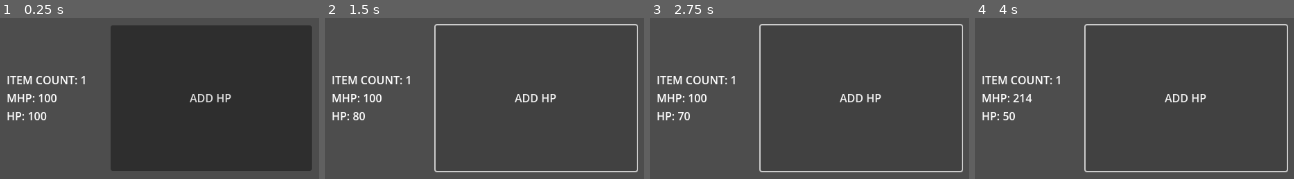
Above: before the commit, frames 1-4 (left to right).
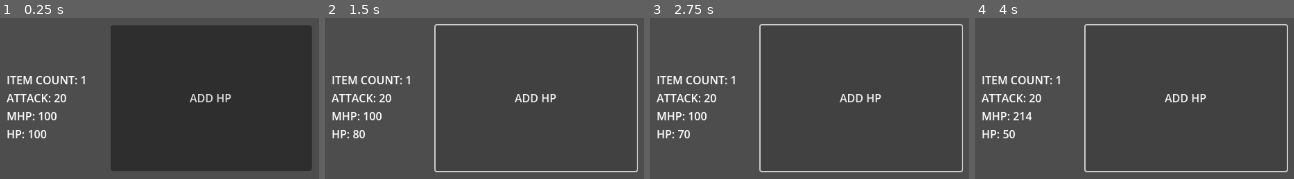
Above: after the commit, the same moments.

Repository: StahlReyn/test-stat
Game: Godot game, scene res://test_area/display_test.tscn
The game is run twice, just before and just after one commit, with the same random seed, the same clock (stepped at 60 frames per second) and the same inputs. The project has no main scene, so this scene is started directly.
Inputs:
- Up to frame 1 (0.25 s): no input
- Up to frame 2 (1.5 s): click "ADD HP" at 0.5 s; click "ADD HP" at 1.25 s
- Up to frame 3 (2.75 s): click "ADD HP" at 2 s
- Up to frame 4 (4 s): tap Enter at 2.75 s; tap Space at 3.5 s

The runs differ from the first frame. In frame 1, 1.5% of the frame differs, in the area x 1-21%, y 47-76%; in frame 2, 1.6%; in frame 3, 1.5%; in frame 4, 1.5%.

Commit message:
get stat now accept any, 3rd modifier example

Diff:
--- a/data/entity.gd
+++ b/data/entity.gd
@@ -8,6 +8,7 @@
 	stats = Stats.new()
 	stats.max_health.set_value(100)
 	stats.max_mana.set_value(100)
+	stats.attack.set_value(20)
 	stats.recover_all()
 	inventory = Inventory.new(self)
 	# Add item to test
@@ -16,11 +17,3 @@
 
 func _process(_delta: float) -> void:
 	pass
-
-func get_max_health() -> float:
-	var output_stat := SingleStat.new() # Creates a new single stat to calculate
-	output_stat.copy_values(stats.max_health)
-	var item_list := inventory.get_items()
-	for item in item_list:
-		item.process_modifiers(output_stat)
-	return output_stat.get_final_value()
--- a/data/item_example.gd
+++ b/data/item_example.gd
@@ -4,6 +4,7 @@
 # THIS IS AN EXAMPLE - Of using single stat as a "set" to activate
 var active_modifier : SingleStat
 var active_modifier_2 : SingleStat
+var active_modifier_3 : SingleStat
 
 func _init():
 	var ref = SingleStat.stat_id
@@ -13,11 +14,15 @@
 	active_modifier_2 = SingleStat.new(ref.MAX_HEALTH)
 	active_modifier_2.base_adder = 17
 	active_modifier_2.multiplier = 5
+	active_modifier_3 = SingleStat.new(ref.ATTACK)
+	active_modifier_3.base_adder = 5
+	active_modifier_3.multiplier = 3
 	pass
 
 func process_modifiers(single_stat : SingleStat) -> void:
 	if is_active_2(): # Do second modifier
 		single_stat.combine_values(active_modifier_2)
+		single_stat.combine_values(active_modifier_3)
 	elif is_active(): # Do first modifier
 		single_stat.combine_values(active_modifier)
 
--- a/data/single_stat.gd
+++ b/data/single_stat.gd
@@ -37,3 +37,15 @@
 
 func get_final_value():
 	return (value + base_adder) * multiplier
+
+func get_modified_stat(entity : Entity) -> SingleStat:
+	var output_stat := SingleStat.new() # Creates a new single stat to calculate and not modify existing
+	output_stat.copy_values(entity.stats.get_stat_from_id(self.id))
+	if entity.inventory: # Process the entity inventory if it has it
+		var item_list := entity.inventory.get_items()
+		for item in item_list:
+			item.process_modifiers(output_stat)
+	return output_stat
+
+func get_modified_value(entity : Entity) -> float:
+	return self.get_modified_stat(entity).get_final_value()
--- a/data/stats.gd
+++ b/data/stats.gd
@@ -9,7 +9,7 @@
 var defense : SingleStat
 var speed : SingleStat
 
-func _init() -> void:
+func _init(owner = null) -> void:
 	var ref = SingleStat.stat_id
 	max_health = SingleStat.new(ref.MAX_HEALTH)
 	max_mana = SingleStat.new(ref.MAX_MANA)
@@ -21,3 +21,19 @@
 func recover_all() -> void:
 	cur_health = max_health.value
 	cur_mana = max_mana.value
+
+# THIS IS NOT THE BEST WAY TO DO IT, MORE OF PLACEHOLDER METHOD
+func get_stat_from_id(id : int) -> SingleStat:
+	var ref = SingleStat.stat_id
+	match id:
+		ref.MAX_HEALTH:
+			return max_health
+		ref.MAX_MANA:
+			return max_mana
+		ref.ATTACK:
+			return attack
+		ref.DEFENSE:
+			return defense
+		ref.SPEED:
+			return speed
+	return null
--- a/test_area/display_test_label.gd
+++ b/test_area/display_test_label.gd
@@ -11,7 +11,8 @@
 func _process(_delta: float) -> void:
 	text = (
 		"ITEM COUNT: " + str(entity.inventory.get_item_count()) + "\n" +
-		"MHP: " + str(entity.get_max_health()) + "\n" +
+		"ATTACK: " + str(entity.stats.attack.get_modified_value(entity)) + "\n" +
+		"MHP: " + str(entity.stats.max_health.get_modified_value(entity)) + "\n" +
 		"HP: " + str(entity.stats.cur_health)
 	)
 	pass
